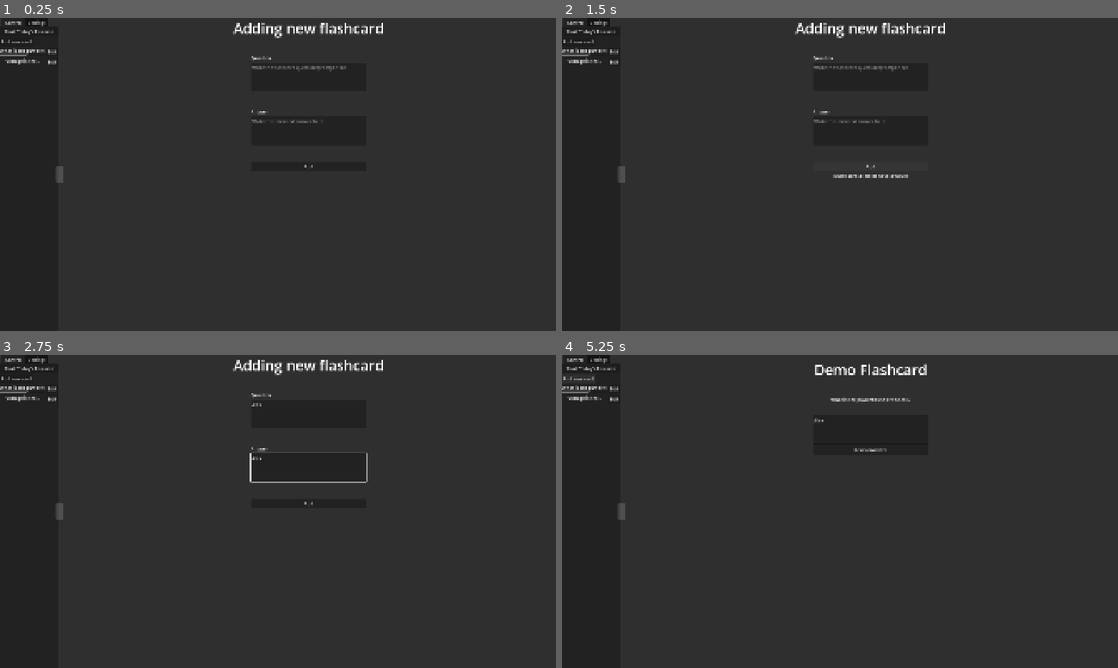
Above: before the commit, frames 1-4 (two rows, left to right).
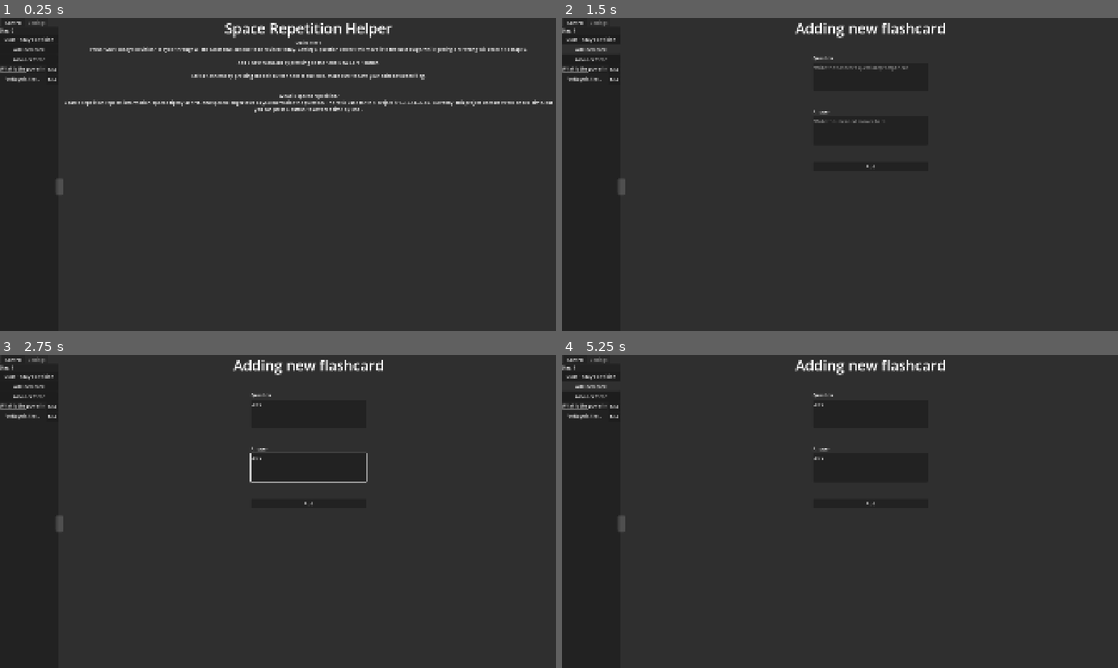
Above: after the commit, the same moments.

Repository: viywolf/Spaced-Repetition-Helper
Game: Godot game, scene res://scenes/main_screen.tscn
Two runs of this game, one before a commit and one after it. Both use one fixed random seed, a clock stepped at 60 frames per second and the inputs below.
Inputs (mouse positions are in pixels of both pictures, inside the frame that each line leads up to):
- Up to frame 1 (0.25 s): no input
- Up to frame 2 (1.5 s): click (589, 58) at 0.5 s, where only the run after the commit has a clickable "Advance Time"; click "Add" (after the commit: "Add new card") at 1.25 s
- Up to frame 3 (2.75 s): click (311, 414) at 2.02 s; type "Alex" at 2.1 s; click (311, 467) at 2.25 s; type "Alex" at 2.33 s
- Up to frame 4 (5.25 s): click "Start Today's Revision" at 2.75 s; click (873, 430) at 3.52 s; type "Alex" at 3.6 s; click "Start Today's Revision" at 4.25 s; click "Add new card" at 5 s

The runs differ from the first frame. In frame 1, 3.9% of the frame differs, in the area x 0-100%, y 1-57%; in frame 2, 0.8%; in frame 3, 0.7%; in frame 4, 1.7%.

Commit message:
Added welcome screen and time advance

Diff:
--- a/globals/flashcards.gd
+++ b/globals/flashcards.gd
@@ -1,19 +1,43 @@
 extends Node
 
+const STAGE_TO_TIME_LEFT = {
+	0: 1,
+	1: 3,
+	2: 7,
+	3: 14,
+	4: 30,
+	5: 60,
+	6: 999,
+}
+
 enum{
-	QUESTION, ANSWER, STAGE, ID
+	QUESTION, ANSWER, STAGE, TIME_LEFT, IS_READY_TO_REVIEW, ID
 }
 
 var cur_card_id: int = 1
 
 var flashcards: Dictionary = {
 	"Demo Flashcard":[
-		["What is the powerhouse of the cell?", "Mitochondria is the powerhouse of the cell", "0", "0"],
-		["Voltage is the...", "difference in electric potential between two points.", "0", "1"],
+		["What is the powerhouse of the cell?", "Mitochondria is the powerhouse of the cell", "0", "0", true, "0"],
+		["Voltage is the...", "difference in electric potential between two points.", "0", "0", true, "1"],
 	],
 }
 
-func add_flashcard(question: String, answer: String):
+func add_flashcard(question: String, answer: String) -> void:
 	var cur_flashcards: Array = flashcards["Demo Flashcard"]
 	cur_card_id += 1
-	cur_flashcards.push_back([question, answer, "0", str(cur_card_id)])
+	cur_flashcards.push_back([question, answer, "0", "0", true, str(cur_card_id)])
+
+func advance_time() -> void:
+	for arr in flashcards["Demo Flashcard"]:
+		arr[TIME_LEFT] = float(arr[TIME_LEFT]) - 1
+		if is_zero_approx(float(arr[TIME_LEFT])):
+			arr[IS_READY_TO_REVIEW] = true
+			if arr[STAGE] == "0":
+				pass
+			else:
+				set_stage(int(arr[STAGE]) + 1, int(arr[ID]))
+
+func set_stage(stage_no: int, flashcard_id: int):
+	flashcards["Demo Flashcard"][flashcard_id][STAGE] = str(stage_no)
+	flashcards["Demo Flashcard"][flashcard_id][TIME_LEFT] = str(STAGE_TO_TIME_LEFT[stage_no])
--- a/globals/settings.gd
+++ b/globals/settings.gd
@@ -1,8 +1,8 @@
 extends Node
 
+var cur_time: float = 0
 
 var screen_size: Vector2
 
-# Called when the node enters the scene tree for the first time.
 func _ready() -> void:
 	screen_size = get_viewport().get_visible_rect().size
--- a/scenes/main_screen.tscn
+++ b/scenes/main_screen.tscn
@@ -27,14 +27,27 @@
 custom_minimum_size = Vector2(200, 0)
 layout_mode = 2
 current_tab = 0
+tab_1/disabled = true
 
 [node name="Control" type="VBoxContainer" parent="MainSection/Management" unique_id=868369933]
 layout_mode = 2
 metadata/_tab_index = 0
 
+[node name="Label" type="Label" parent="MainSection/Management/Control" unique_id=1964409573]
+layout_mode = 2
+text = "Day: 0"
+
 [node name="StartRevisionButton" type="Button" parent="MainSection/Management/Control" unique_id=595796603]
 layout_mode = 2
 text = "Start Today's Revision"
+
+[node name="AddNewCardButton" type="Button" parent="MainSection/Management/Control" unique_id=735387540]
+layout_mode = 2
+text = "Add new card"
+
+[node name="AdvanceTimeButton" type="Button" parent="MainSection/Management/Control" unique_id=1715239710]
+layout_mode = 2
+text = "Advance Time"
 
 [node name="ScrollContainer" type="ScrollContainer" parent="MainSection/Management/Control" unique_id=148761687]
 custom_minimum_size = Vector2(0, 1000)
@@ -45,13 +58,6 @@
 layout_mode = 2
 size_flags_horizontal = 3
 script = ExtResource("1_kusfh")
-
-[node name="Section1" type="HBoxContainer" parent="MainSection/Management/Control/ScrollContainer/Selector" unique_id=1660894200]
-layout_mode = 2
-
-[node name="Button" type="Button" parent="MainSection/Management/Control/ScrollContainer/Selector/Section1" unique_id=735387540]
-layout_mode = 2
-text = "Add new card"
 
 [node name="Settings" type="VBoxContainer" parent="MainSection/Management" unique_id=1372341393]
 visible = false
@@ -318,6 +324,7 @@
 size_flags_horizontal = 3
 
 [node name="NewCardEditor" type="VBoxContainer" parent="MainSection" unique_id=799594590]
+visible = false
 layout_mode = 2
 script = ExtResource("6_23dc1")
 
@@ -392,7 +399,36 @@
 layout_mode = 2
 size_flags_horizontal = 3
 
+[node name="WelcomeScreen" type="VBoxContainer" parent="MainSection" unique_id=980328601]
+layout_mode = 2
+
+[node name="TitleLabel" type="RichTextLabel" parent="MainSection/WelcomeScreen" unique_id=76399282]
+custom_minimum_size = Vector2(0, 50)
+layout_mode = 2
+theme_override_font_sizes/normal_font_size = 50
+text = "Space Repetition Helper"
+fit_content = true
+horizontal_alignment = 1
+
+[node name="ExplanationParagraph" type="RichTextLabel" parent="MainSection/WelcomeScreen" unique_id=1602137913]
+custom_minimum_size = Vector2(0, 50)
+layout_mode = 2
+text = "Quick start:
+Press \"Start Today's Revision\" to cycle through all the cards that are due to be revised today. Getting a question correct will move it to the next stage, while getting one wrong will reset it to stage 0.
+
+Add a new flashcard by pressing on the \"Add New Card\" button.
+
+Edit a flashcard by pressing the edit button next to the card. Make sure to save your edits before exiting.
+
+
+What is spaced repetition?
+Spaced repetition repeats information, spaced tightly at first, and spaced longer later as you memorise the question. The ratio used for this project is 1-3-7-14-30-60. Currently, this project does not work on real time, but you can press a button to advance time by 'one'."
+fit_content = true
+horizontal_alignment = 1
+
 [connection signal="pressed" from="MainSection/Management/Control/StartRevisionButton" to="MainSection" method="_on_start_revision_button_pressed"]
+[connection signal="pressed" from="MainSection/Management/Control/AddNewCardButton" to="MainSection" method="_on_add_new_card_button_pressed"]
+[connection signal="pressed" from="MainSection/Management/Control/AdvanceTimeButton" to="MainSection" method="_on_advance_time_button_pressed"]
 [connection signal="edit_menu_pressed" from="MainSection/Management/Control/ScrollContainer/Selector" to="MainSection" method="_on_selector_edit_menu_pressed"]
 [connection signal="pressed" from="MainSection/FlashcardManager/SubmitButton/RevealButton" to="MainSection/FlashcardManager" method="_on_reveal_button_pressed"]
 [connection signal="pressed" from="MainSection/FlashcardManager/ArrowContainer/IncorrectButton" to="MainSection/FlashcardManager" method="_on_incorrect_button_pressed"]
@@ -400,6 +436,7 @@
 [connection signal="pressed" from="MainSection/CardEditor/CardEditHBoxContainer/VBoxContainer/HBoxContainer/SaveButtonQuestion" to="MainSection/CardEditor" method="_on_save_button_question_pressed"]
 [connection signal="pressed" from="MainSection/CardEditor/CardEditHBoxContainer/VBoxContainer/HBoxContainer2/SaveButtonAnswer" to="MainSection/CardEditor" method="_on_save_button_answer_pressed"]
 [connection signal="pressed" from="MainSection/CardEditor/CardEditHBoxContainer/VBoxContainer/HBoxContainer3/SaveButtonStage" to="MainSection/CardEditor" method="_on_save_button_stage_pressed"]
+[connection signal="new_flashcard_made" from="MainSection/NewCardEditor" to="MainSection" method="_on_new_card_editor_new_flashcard_made"]
 [connection signal="text_changed" from="MainSection/NewCardEditor/CardEditHBoxContainer/VBoxContainer/QuestionTextEdit" to="MainSection/NewCardEditor" method="_on_question_text_edit_text_changed"]
 [connection signal="text_changed" from="MainSection/NewCardEditor/CardEditHBoxContainer/VBoxContainer/AnswerTextEdit" to="MainSection/NewCardEditor" method="_on_answer_text_edit_text_changed"]
 [connection signal="pressed" from="MainSection/NewCardEditor/CardEditHBoxContainer/VBoxContainer/AddNewCardButton" to="MainSection/NewCardEditor" method="_on_add_new_card_button_pressed"]
--- a/scenes/selector_manager.gd
+++ b/scenes/selector_manager.gd
@@ -7,8 +7,6 @@
 # Called when the node enters the scene tree for the first time.
 func _ready() -> void:
 	add_flashcards()
-	#create_set_label("Hello world")
-
 
 func create_section_label(message: String) -> void:
 	var section_label := RichTextLabel.new()
@@ -22,7 +20,12 @@
 	new_flashcard_select.edit_button_pressed.connect(open_edit_menu.bind(new_flashcard_select.flashcard_id))
 	self.add_child(new_flashcard_select)
 
+func remove_all_labels() -> void:
+	for child in self.get_children():
+		child.queue_free()
+
 func add_flashcards() -> void:
+	remove_all_labels()
 	for key in Flashcards.flashcards:
 		for flashcard: Array in Flashcards.flashcards[key]:
 			create_flashcard_select(flashcard[Flashcards.QUESTION], int(flashcard[Flashcards.ID]))
--- a/scripts/flashcard_manager.gd
+++ b/scripts/flashcard_manager.gd
@@ -37,7 +37,7 @@
 func get_new_card() -> int:
 	for i in range(Flashcards.flashcards[current_flashcard_set].size()):
 		var card = Flashcards.flashcards[current_flashcard_set][i]
-		if card[Flashcards.STAGE] == "0":
+		if card[Flashcards.IS_READY_TO_REVIEW] == true:
 			current_flashcard = card
 			cur_question_index = i
 			return i
@@ -47,12 +47,13 @@
 
 
 func _on_correct_button_pressed() -> void:
-	current_flashcard[Flashcards.STAGE] = str(int(current_flashcard[Flashcards.STAGE]) + 1)
+	current_flashcard[Flashcards.IS_READY_TO_REVIEW] = false
+	Flashcards.set_stage(int(current_flashcard[Flashcards.STAGE]) + 1, int(current_flashcard[Flashcards.ID]))
 	get_new_card()
 	update_flashcard(cur_question_index)
 
 
 func _on_incorrect_button_pressed() -> void:
-	current_flashcard[Flashcards.STAGE] = "0"
+	Flashcards.set_stage(0, int(current_flashcard[Flashcards.ID]))
 	get_new_card()
 	update_flashcard(cur_question_index)
--- a/scripts/main_section.gd
+++ b/scripts/main_section.gd
@@ -1,38 +1,32 @@
 extends HSplitContainer
-
-
-# Called when the node enters the scene tree for the first time.
-func _ready() -> void:
-	pass # Replace with function body.
-
-
-# Called every frame. 'delta' is the elapsed time since the previous frame.
-func _process(delta: float) -> void:
-	pass
 
 func show_flashcard_manager() -> void:
 	$FlashcardManager.show()
 	$EditorManager.hide()
 	$CardEditor.hide()
 	$NewCardEditor.hide()
+	$WelcomeScreen.hide()
 
 func show_editor_manager() -> void:
 	$FlashcardManager.hide()
 	$EditorManager.show()
 	$CardEditor.hide()
 	$NewCardEditor.hide()
+	$WelcomeScreen.hide()
 
 func show_card_editor() -> void:
 	$FlashcardManager.hide()
 	$EditorManager.hide()
 	$CardEditor.show()
 	$NewCardEditor.hide()
+	$WelcomeScreen.hide()
 
 func show_new_card_editor() -> void:
 	$FlashcardManager.hide()
 	$EditorManager.hide()
 	$CardEditor.hide()
 	$NewCardEditor.show()
+	$WelcomeScreen.hide()
 
 
 func _on_selector_edit_menu_pressed(id: int) -> void:
@@ -44,3 +38,17 @@
 func _on_start_revision_button_pressed() -> void:
 	show_flashcard_manager()
 	$FlashcardManager.update_flashcard($FlashcardManager.get_new_card())
+
+
+func _on_new_card_editor_new_flashcard_made() -> void:
+	$Management/Control/ScrollContainer/Selector.add_flashcards()
+
+
+func _on_add_new_card_button_pressed() -> void:
+	show_new_card_editor()
+
+
+func _on_advance_time_button_pressed() -> void:
+	Settings.cur_time += 1
+	Flashcards.advance_time()
+	$Management/Control/Label.text = "Day: " + str(int(Settings.cur_time))
--- a/scripts/new_card_editor.gd
+++ b/scripts/new_card_editor.gd
@@ -1,4 +1,6 @@
 extends VBoxContainer
+
+signal new_flashcard_made
 
 @onready var question_text_edit = $CardEditHBoxContainer/VBoxContainer/QuestionTextEdit
 @onready var answer_text_edit = $CardEditHBoxContainer/VBoxContainer/AnswerTextEdit
@@ -10,6 +12,7 @@
 	if (question_text_edit.text != "" and
 			 answer_text_edit.text != ""):
 		Flashcards.add_flashcard(question_text_edit.text, answer_text_edit.text)
+		new_flashcard_made.emit()
 		error_label.hide()
 		saved_label.show()
 	else:
